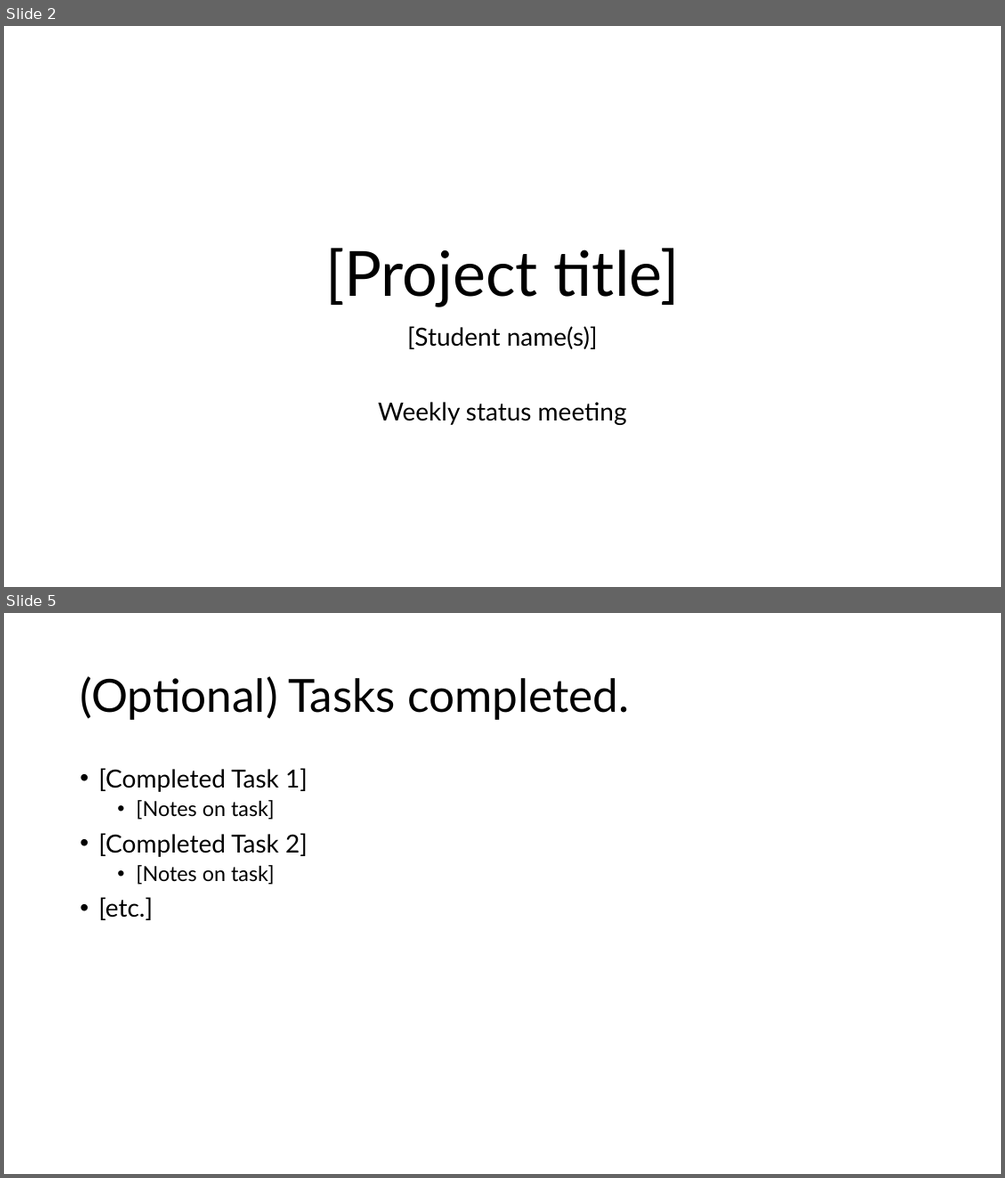
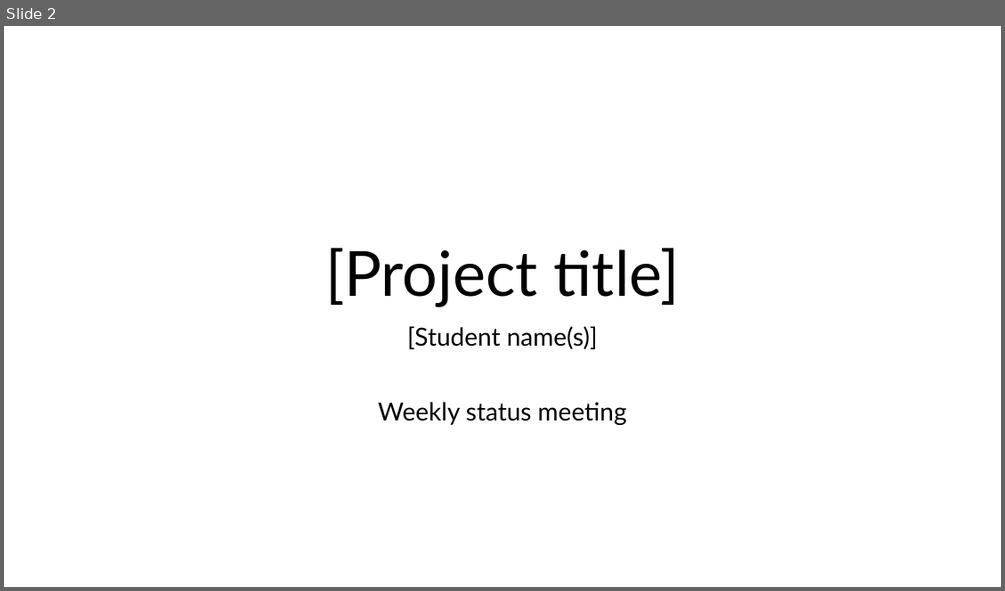
Before and after one commit to jennirinker/projects-with-jenni, a slide deck: docs/source/_static/YYYY.MM.DD_NAME_weekly.pptx. Shown one above the other, each under a label of ours: slides 2 and 5 before the commit, slide 2 after it; the slides between them are not shown. The pictures are 1005x1178 and 1005x591 pixels, drawn with LibreOffice and Linux fonts; fonts in the diff are those of the drawing. Boxes give left, top, right and bottom in pixels: in the first picture for what was removed or moved away, otherwise in the second. Text is boxed around its words. In the diff, an @@ line names an element or a change of style, - is before the commit and + after.

```diff
--- a/docs/source/_static/YYYY.MM.DD_NAME_weekly.pptx
+++ b/docs/source/_static/YYYY.MM.DD_NAME_weekly.pptx
@@ slide 5 removed at (4, 613, 1001, 1174), background #FFFFFF @@
@@ title removed at (80, 676, 629, 720) @@
-(Optional) Tasks completed.
@@ text removed at (98, 768, 307, 920) @@
-• [Completed Task 1]
-  • [Notes on task]
-• [Completed Task 2]
-  • [Notes on task]
-• [etc.]
```
Also in this commit, not shown: 1 slide changed, 6 slides added, 4 other slides removed.
